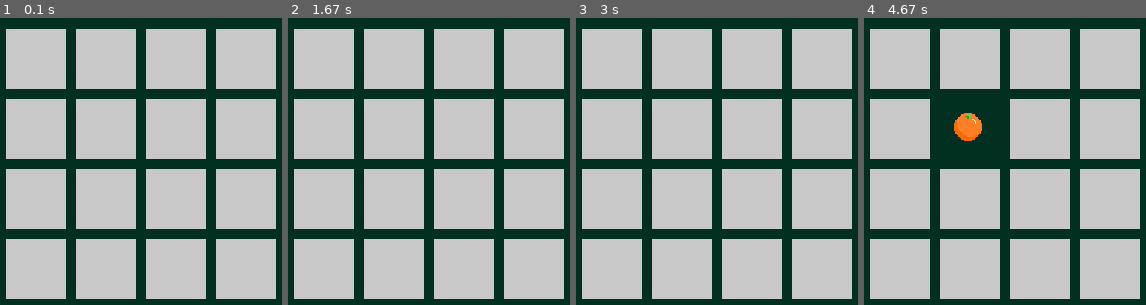
Above: before the commit, frames 1-4 (left to right).
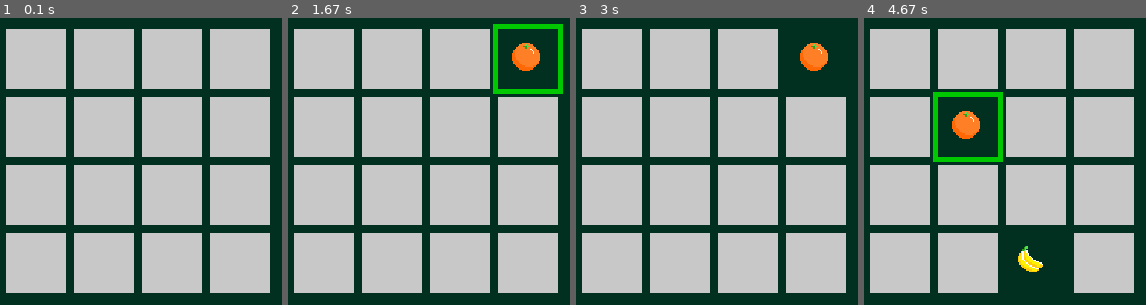
Above: after the commit, the same moments.

Repository: TheGoldKay/pygame-ce
Game: pygame game, started from memory_puzzle/main.py
The game is run twice, just before and just after one commit, with the same random seed, the same clock (stepped at 60 frames per second) and the same inputs.
Inputs (mouse positions are in pixels of both pictures, inside the frame that each line leads up to):
- Up to frame 1 (0.1 s): no input
- Up to frame 2 (1.67 s): press the mouse at (527, 127) at 0.37 s; move the mouse to (468, 69) at 0.47 s; release the mouse at (outside the picture) at 0.6 s; click (524, 221) at 0.72 s; click (outside the picture) at 1.05 s; click (499, 40) at 1.38 s
- Up to frame 3 (3 s): click (outside the picture) at 1.72 s
- Up to frame 4 (4.67 s): click (1061, 40) at 3.55 s; click (outside the picture) at 3.88 s; click (1010, 261) at 4.22 s; click (971, 124) at 4.55 s

The runs differ from the first frame. In frame 1, 14% of the frame differs, in the area x 2-98%, y 3-98%; in frame 2, 19%, in the area x 2-98%, y 2-98%; in frame 3, 17%; in frame 4, 18%.

Commit message:
hovering highlight

Diff:
--- a/memory_puzzle/main.py
+++ b/memory_puzzle/main.py
@@ -5,7 +5,7 @@
 COVER_WHITE = (200, 200, 200)
 FPS = 60
 CELL_SIZE = 60
-GAP = 10
+GAP = 8
 SPACE_X = 250
 SPACE_Y = 150
 GRID_ROW = 4
@@ -29,12 +29,22 @@
             x += self.face.get_width() / 2
             y += self.face.get_height() / 2
             surface.blit(self.face, (x, y))
+        if self._hovering():
+            self._highlight(surface)
+
+    def _highlight(self, surface):
+        rect = pygame.Rect(0, 0, self.width + 10, self.height + 10)
+        rect.center = self.center
+        pygame.draw.rect(surface, (0, 200, 0), rect, 5)
 
     def checkReveal(self):
         #if not self.permanent:
         x, y = pygame.mouse.get_pos()
         if not self.reveal:
             self.reveal = self.collidepoint(x, y)
+
+    def _hovering(self):
+        return self.collidepoint(*pygame.mouse.get_pos())
 
     def __eq__(self, other):
         return self.idx == other.idx
@@ -118,6 +128,7 @@
     timer = {"time": 0, "active": False}
     while True:
         screen.fill(DARK_GREEN)
+        mouse_moved = False
         for event in pygame.event.get():
             if event.type == pygame.QUIT:
                 sys.exit()
@@ -126,6 +137,9 @@
                     sys.exit()
             if event.type == pygame.MOUSEBUTTONDOWN:
                 pair = checkMouseReveal(grid)
+            elif event.type == pygame.MOUSEMOTION:
+                mousex, mousey = event.pos
+                mouse_moved = True
         gridCheck(grid, timer, dt, pair)
         drawGrid(grid, screen)
         pygame.display.update()
